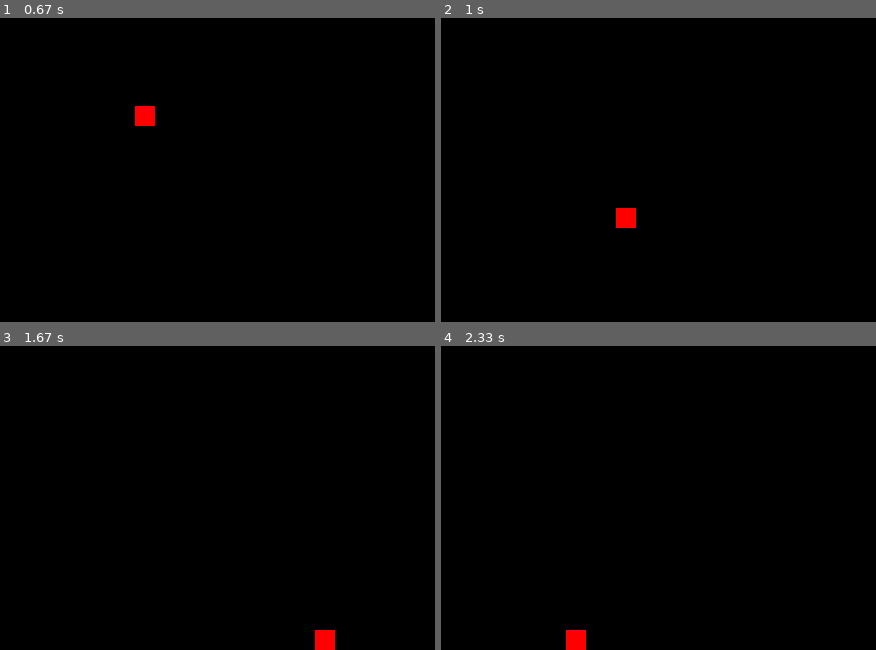
Above: before the commit, frames 1-4 (two rows, left to right).
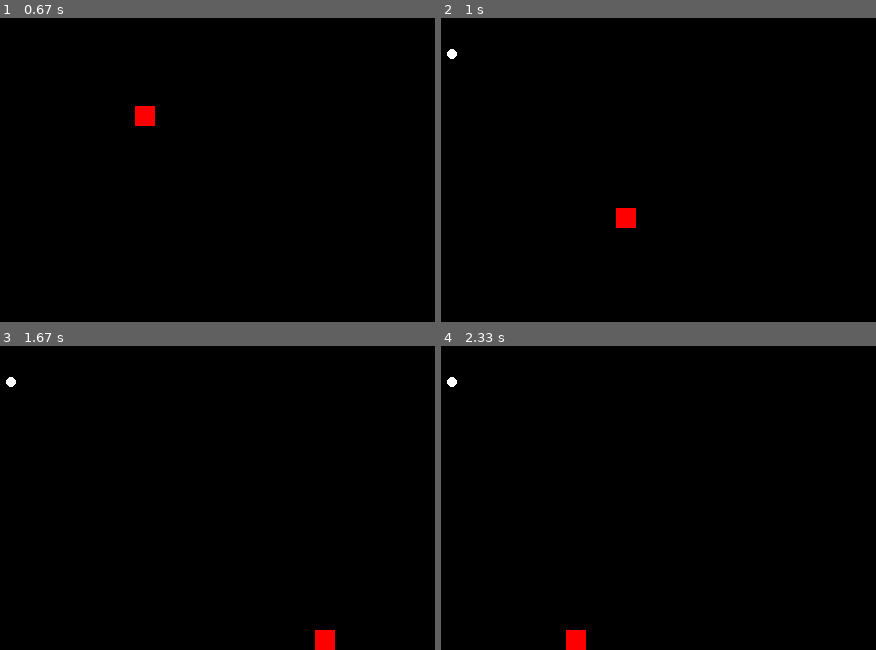
Above: after the commit, the same moments.

Repository: dankelley2/Pygame_BasicExamples
Game: pygame game, started from game.py
Two runs of this game, one before a commit and one after it. Both use one fixed random seed, a clock stepped at 60 frames per second and the inputs below.
Inputs (mouse positions are in pixels of both pictures, inside the frame that each line leads up to):
- Up to frame 1 (0.67 s): hold D from 0.33 s (still down)
- Up to frame 2 (1 s): release D at 0.8 s; click (445, 48) at 0.88 s
- Up to frame 3 (1.67 s): hold D 1.17-1.63 s; move the mouse to (outside the picture) at 1.2 s
- Up to frame 4 (2.33 s): hold A 1.67-2.2 s; hold A from 2.23 s (still down)

Frame 1 is identical in both runs. In frame 2, less than 0.1% of the frame differs, in the area x 1-4%, y 10-14%; in frame 3, less than 0.1%; in frame 4, less than 0.1%.

Commit message:
adding customClasses and such

Diff:
--- /dev/null
+++ b/customStuff/__init__.py
@@ -0,0 +1 @@
+# dummy file so python treats this folder as a package (for relative imports)
--- /dev/null
+++ b/customStuff/gameClasses.py
@@ -0,0 +1,22 @@
+import pygame
+
+# class that represents a bullet in pygame
+# It has an initial size, keeps track of it's circle object, and has a draw method
+class Bullet:
+    # static variable that keeps track of all bullets
+    all_bullets = []
+
+    def __init__(self, x, y, r, color):
+        self.r = r
+        self.circle = pygame.Rect(x, y, r, r)
+        self.color = color
+        # add the bullet to the list of bullets
+        Bullet.all_bullets.append(self)
+
+    # draw the bullet
+    def draw(self, screen):
+        pygame.draw.ellipse(screen, self.color, self.circle)
+
+    # destroy the bullet
+    def destroy(self):
+        Bullet.all_bullets.remove(self)
--- a/game.py
+++ b/game.py
@@ -1,12 +1,13 @@
 import pygame
 import sys
+from customStuff import gameClasses
 
 # Initialize Pygame
 pygame.init()
 
 # Set up some constants
 WIDTH, HEIGHT = 800, 600
-SPEED = 5
+DISTANCE_TO_MOVE = 5
 JUMP_SPEED = 5
 GRAVITY = 0.1
 FPS = 60  # Frames per second
@@ -23,33 +24,58 @@
 # Velocity in y direction
 vy = 0
 
+# Game loop variable
+running = True
+
+#global list of bullets
+bullets = []
+
+
 # Main game loop
-running = True
-while running:
+def game_loop():
+    while running:
+        # Process game events
+        run_engine()
+
+        # draw everything
+        draw_game()
+
+        # Limit the frame rate
+        clock.tick(FPS)
+
+
+# Process game events
+def run_engine():
+    global vy
+    global square
+    global running
+    global bullets
+
     # Event loop
     for event in pygame.event.get():
         if event.type == pygame.QUIT:
-            running = False
+            running = False # quit the game when the user clicks the X
+
         elif event.type == pygame.KEYDOWN:
-            if event.key == pygame.K_SPACE and square.bottom + SPEED >= HEIGHT:
+            if event.key == pygame.K_SPACE and square.bottom >= HEIGHT:
                 vy = -JUMP_SPEED  # Give it an upward speed for jumping
+            if event.key == pygame.K_ESCAPE:
+                running = False # can also quit using escape key
+
         # check for mouse left click
         elif event.type == pygame.MOUSEBUTTONDOWN and event.button == 1:
             # get the position of the mouse
             pos = pygame.mouse.get_pos()
-            # check if the mouse is inside the square
-            if square.collidepoint(pos):
-                # change the color of the square
-                break #square. = (0, 255, 0)
-
+            # create a bullet at the mouse position
+            bullet = gameClasses.Bullet(pos[0], pos[1], 10, (255, 255, 255))
 
     # Get a list of all pressed keys
     keys = pygame.key.get_pressed()
 
-    if keys[pygame.K_a] and square.left - SPEED > 0:
-        square.x -= SPEED
-    if keys[pygame.K_d] and square.right + SPEED < WIDTH:
-        square.x += SPEED
+    if keys[pygame.K_a] and square.left - DISTANCE_TO_MOVE > 0:
+        square.x -= DISTANCE_TO_MOVE
+    if keys[pygame.K_d] and square.right + DISTANCE_TO_MOVE < WIDTH:
+        square.x += DISTANCE_TO_MOVE
 
     # Add gravity to the y velocity
     vy += GRAVITY
@@ -63,18 +89,35 @@
         square.y = HEIGHT - square.height
         vy = 0
 
+
+# draw function for the program
+def draw_game():
+    global bullets
+
     # Fill the screen with black
     screen.fill((0, 0, 0))
 
-    # Draw the square
+    # Draw the square (the player)
     pygame.draw.rect(screen, (255, 0, 0), square)
 
-    # Swap buffers
+    for bullet in gameClasses.Bullet.all_bullets:
+        bullet.draw(screen)
+
+    # Swap display buffers
     pygame.display.flip()
 
-    # Limit the frame rate
-    clock.tick(FPS)
 
-# Quit Pygame
-pygame.quit()
-sys.exit()
+# main function for the program
+def main():
+
+    # run game loop function
+    game_loop()
+
+    # Quit Pygame
+    pygame.quit()
+    sys.exit()
+
+
+# create entry point for the program
+if __name__ == "__main__":
+    main()
Not shown, changed: .gitignore
